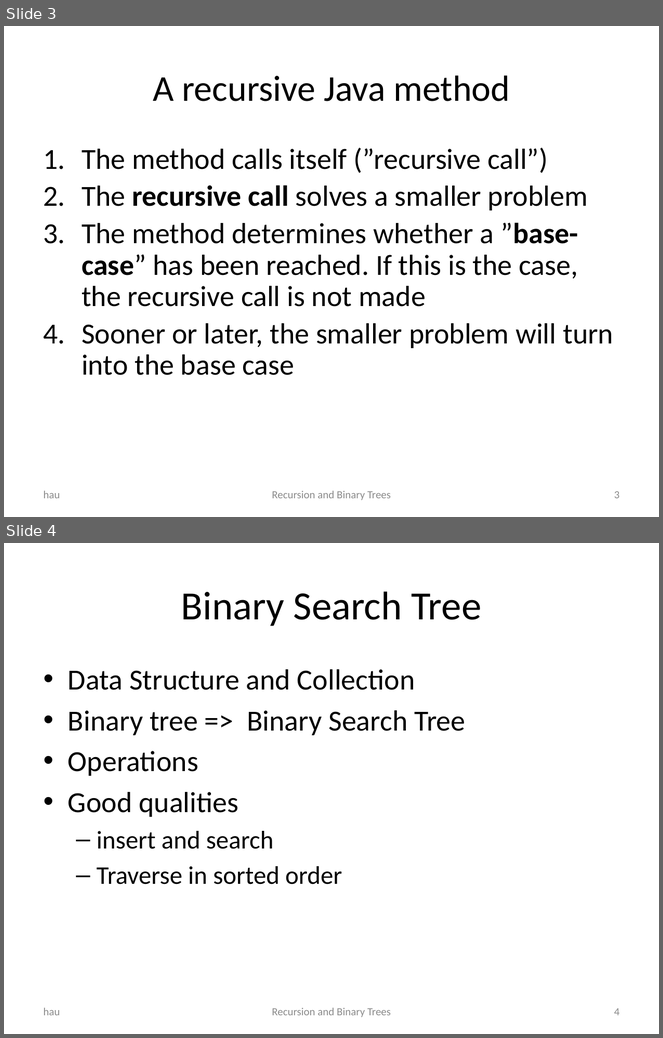
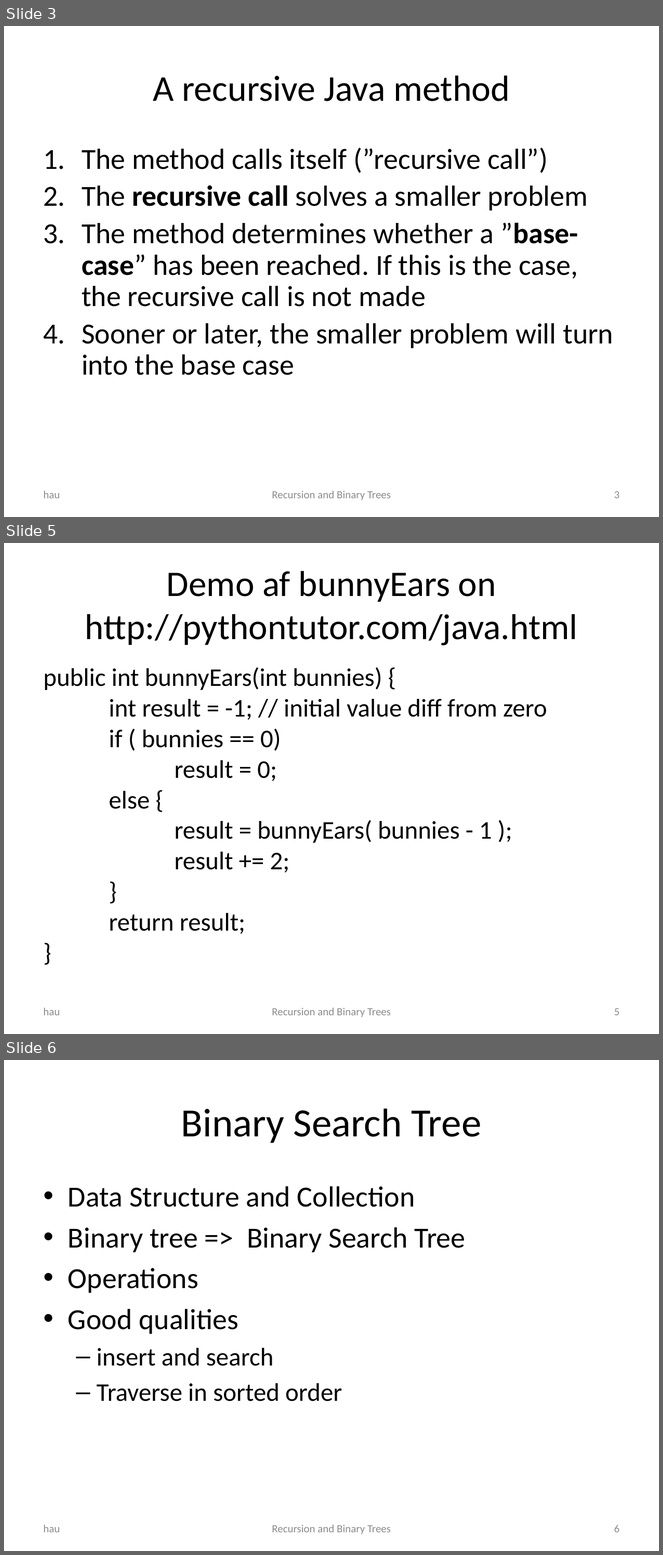
Before and after one commit to CphBusCosSem2/week5-algorithms, a slide deck: slides/day2Recursion and Binary trees.pptx. Shown one above the other, each under a label of ours: slides 3 and 4 before the commit, slides 3, 5 and 6 after it; the slides between them are not shown. The pictures are 663x1038 and 663x1555 pixels, drawn with LibreOffice and Linux fonts; fonts in the diff are those of the drawing. Boxes give left, top, right and bottom in pixels: in the first picture for what was removed or moved away, otherwise in the second. Text is boxed around its words. In the diff, an @@ line names an element or a change of style, - is before the commit and + after.

```diff
--- a/slides/day2Recursion and Binary trees.pptx
+++ b/slides/day2Recursion and Binary trees.pptx
@@ slide 5 added at box(4, 543, 659, 1034), background #FFFFFF @@
@@ title added at box(85, 571, 578, 645), 39.6 pt, text #000000 @@
+Demo af bunnyEars on
+http://pythontutor.com/java.html
@@ text added at box(44, 667, 547, 934), 28 pt, text #000000 @@
+public int bunnyEars(int bunnies) {
+int result = -1; // initial value diff from zero
+if ( bunnies == 0)
+result = 0;
+else {
+result = bunnyEars( bunnies - 1 );
+result += 2;
+}
+return result;
+}
@@ text added at box(44, 1008, 60, 1016), 12 pt, text #8C8C8C @@
+hau
@@ text added at box(272, 1008, 391, 1018), 12 pt, text #8C8C8C @@
+Recursion and Binary Trees
@@ page number added at box(614, 1008, 620, 1016), 12 pt, text #8C8C8C @@
+5
@@ what was slide 4 is now slide 6 @@
@@ page number at box(614, 1525, 620, 1533): text changed @@
-4
+6
```
Also in this commit, not shown: 2 slides changed, 4 other slides added, 26 other files.
